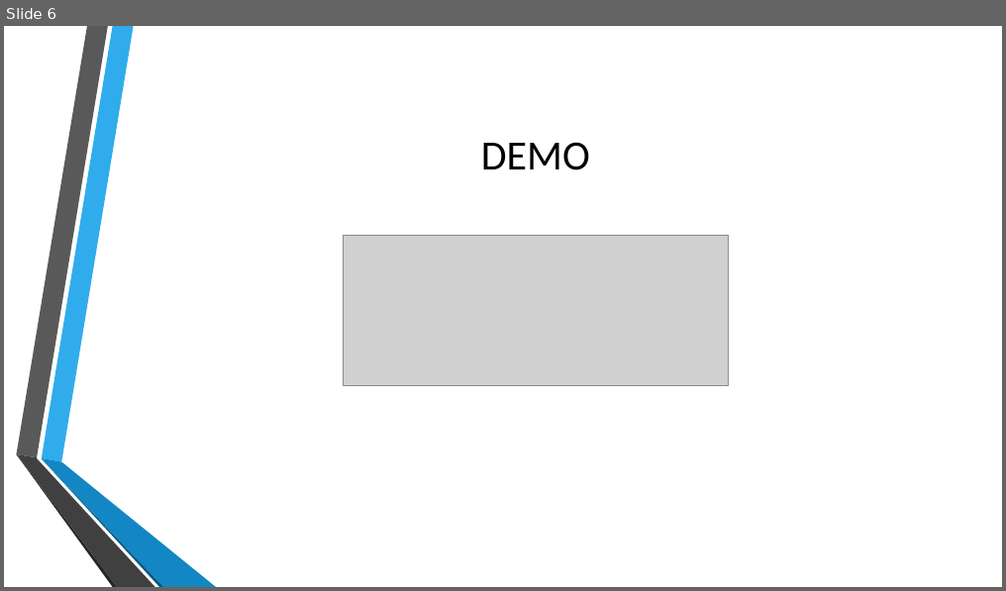
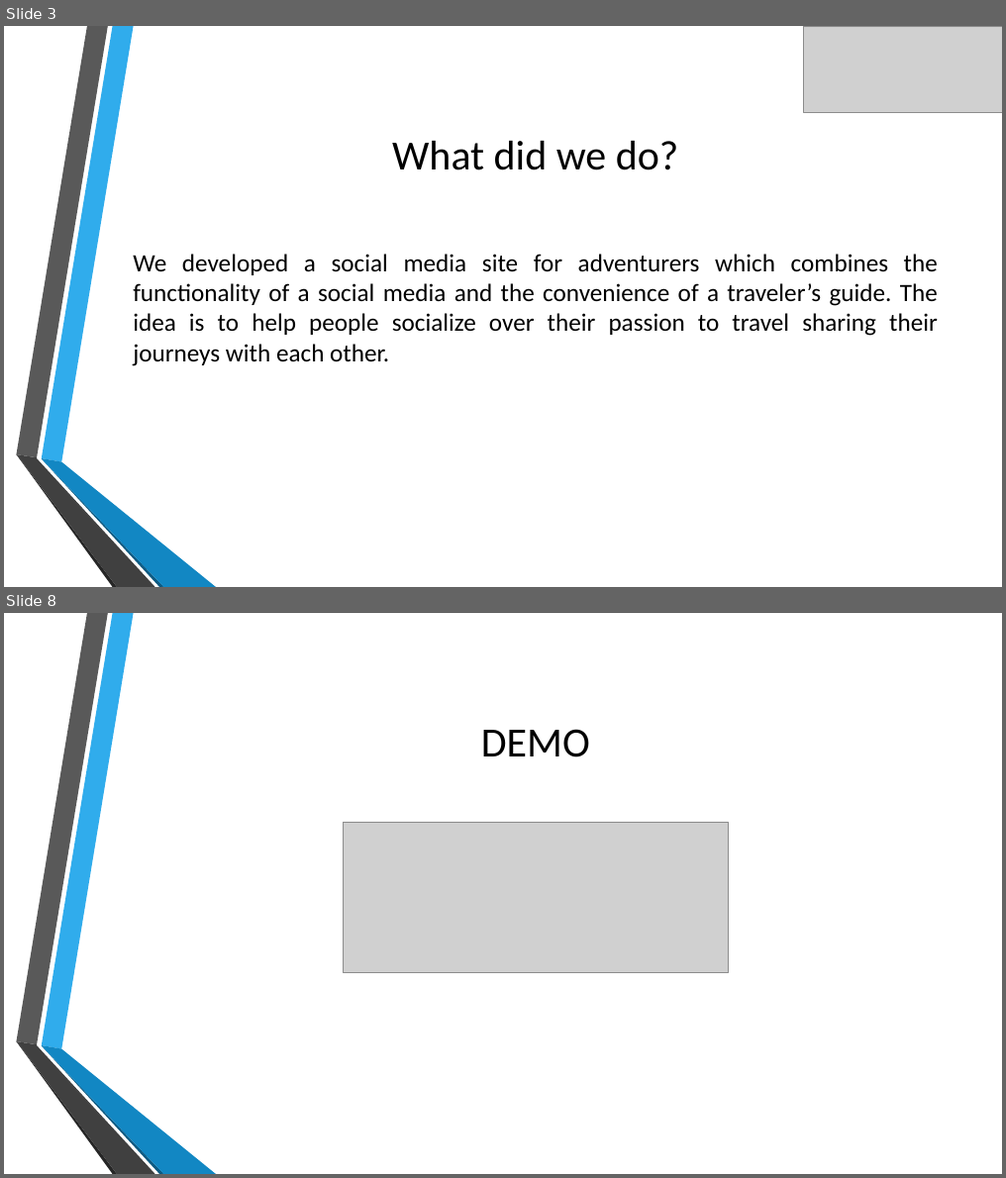
Before and after one commit to KristIvanov/FinalSpringProject, a slide deck: Travelbook.pptx. Shown one above the other, each under a label of ours: slide 6 before the commit, slides 3 and 8 after it; the slides between them are not shown. The pictures are 1006x591 and 1006x1178 pixels, drawn with LibreOffice and Linux fonts; fonts in the diff are those of the drawing; grey boxes stand for pictures; background and template pictures are left out. Boxes give left, top, right and bottom in pixels: in the first picture for what was removed or moved away, otherwise in the second. Text is boxed around its words. In the diff, an @@ line names an element or a change of style, - is before the commit and + after.

```diff
--- a/Travelbook.pptx
+++ b/Travelbook.pptx
@@ slide 3 added at [4, 26, 1002, 587], background picture (left out); not listed: 6 template elements that a slide beside it also shows @@
@@ picture added at [804, 26, 1002, 113] @@
@@ title added at [392, 141, 679, 171], 40 pt, text #000000 @@
+What did we do?
@@ text added at [133, 254, 938, 367], 24 pt, text #000000 @@
+We developed a social media site for adventurers which combines the functionality of a social media and the convenience of a traveler’s guide. The idea is to help people socialize over their passion to travel sharing their journeys with each other.
@@ what was slide 6 is now slide 8 @@
```
Also in this commit, not shown: 7 slides changed, 1 other slide added, 10 other files.
